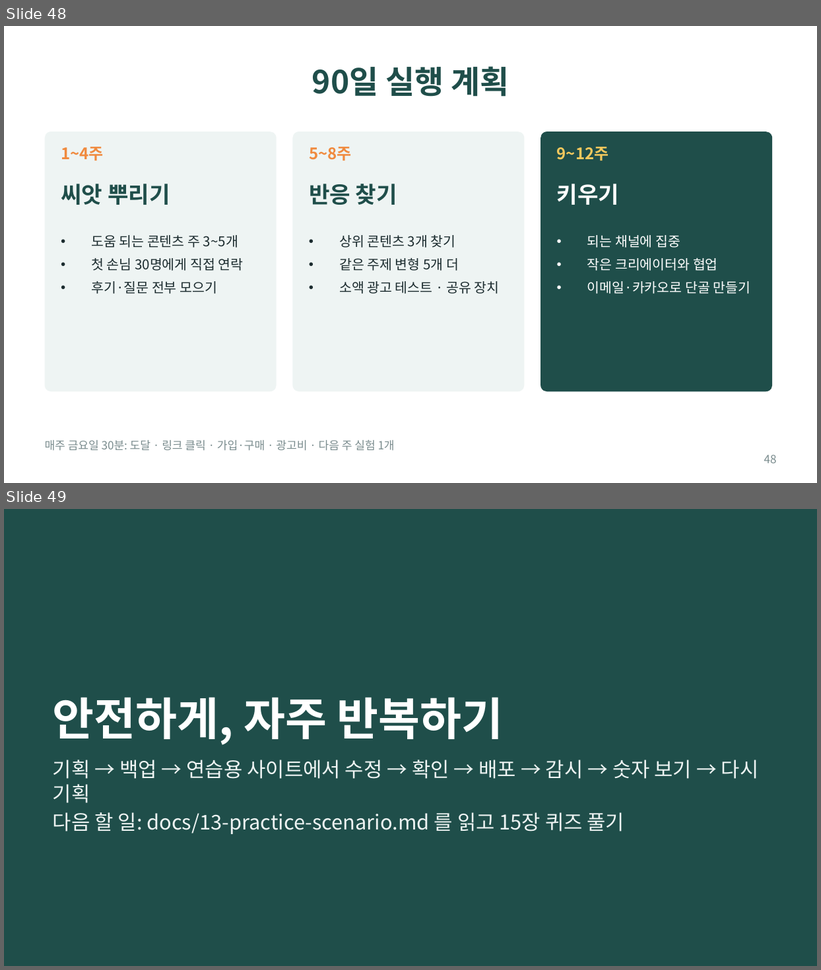
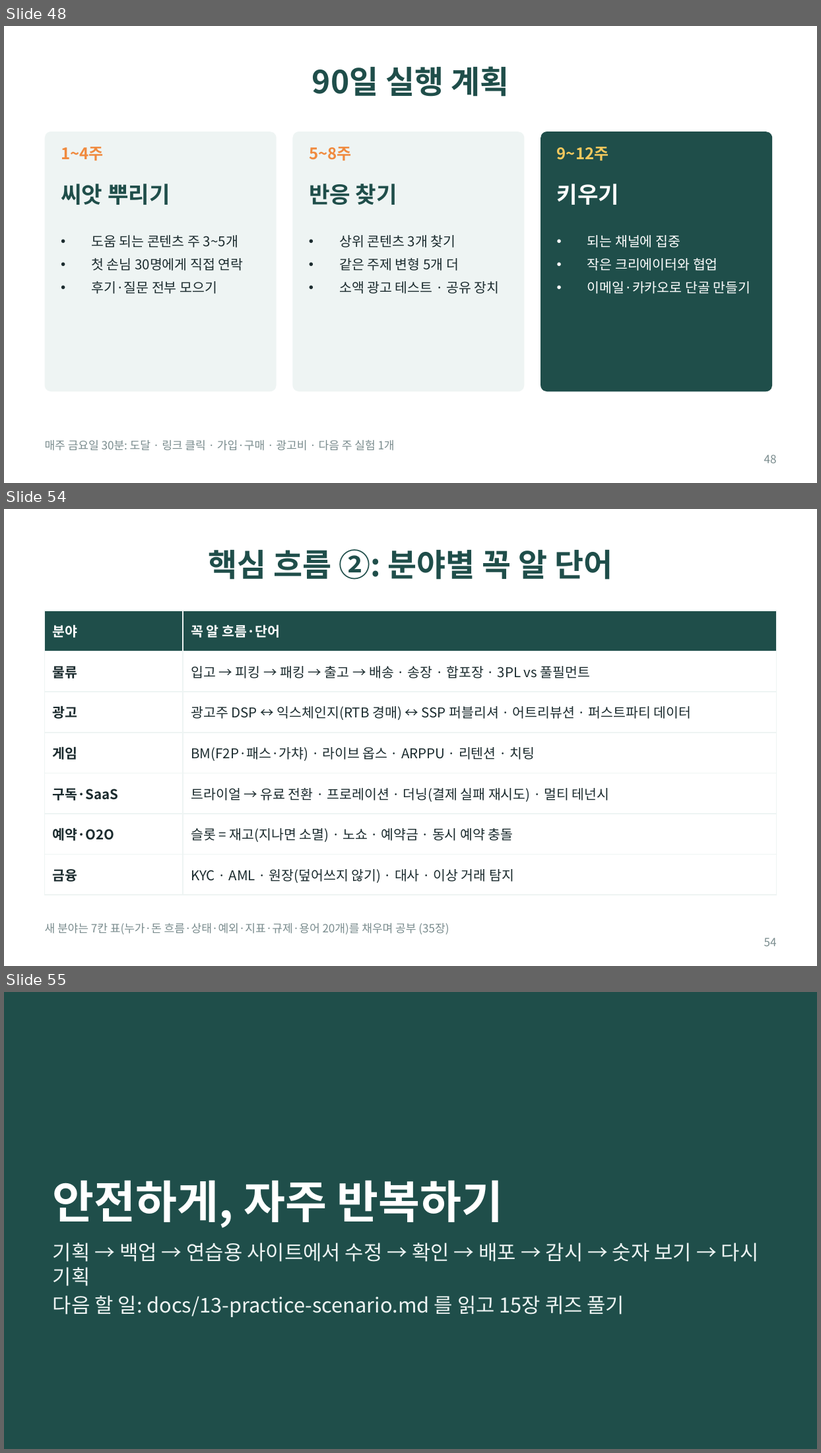
Before and after one commit to bincodin-ko/stanford-study, a slide deck: slides/internet-business-101.pptx. Shown one above the other, each under a label of ours: slides 48 and 49 before the commit, slides 48, 54 and 55 after it; the slides between them are not shown. The pictures are 821x970 and 821x1453 pixels, drawn with LibreOffice and Linux fonts; fonts in the diff are those of the drawing. Boxes give left, top, right and bottom in pixels: in the first picture for what was removed or moved away, otherwise in the second. Text is boxed around its words. In the diff, an @@ line names an element or a change of style, - is before the commit and + after.

```diff
--- a/slides/internet-business-101.pptx
+++ b/slides/internet-business-101.pptx
@@ slide 54 added at <box>4,509,817,966</box>, background #FFFFFF @@
@@ title added at <box>209,549,613,580</box>, 28 pt, text #1F4E4A, bold @@
+핵심 흐름 ②: 분야별 꼭 알 단어
@@ table added at <box>45,611,776,886</box>, 7 rows, 2 columns @@
+분야 | 꼭 알 흐름·단어
+물류 | 입고 → 피킹 → 패킹 → 출고 → 배송 · 송장 · 합포장 · 3PL vs 풀필먼트
+광고 | 광고주 DSP ↔ 익스체인지(RTB 경매) ↔ SSP 퍼블리셔 · 어트리뷰션 · 퍼스트파티 데이터
+게임 | BM(F2P·패스·가챠) · 라이브 옵스 · ARPPU · 리텐션 · 치팅
+구독·SaaS | 트라이얼 → 유료 전환 · 프로레이션 · 더닝(결제 실패 재시도) · 멀티 테넌시
+예약·O2O | 슬롯 = 재고(지나면 소멸) · 노쇼 · 예약금 · 동시 예약 충돌
+금융 | KYC · AML · 원장(덮어쓰지 않기) · 대사 · 이상 거래 탐지
@@ text added at <box>45,923,449,935</box>, 10 pt, text #7A8C8E @@
+새 분야는 7칸 표(누가·돈 흐름·상태·예외·지표·규제·용어 20개)를 채우며 공부 (35장)
@@ page number added at <box>764,938,777,947</box>, 10 pt, text #7A8C8E @@
+54
@@ what was slide 49 is now slide 55 @@
```
Also in this commit, not shown: 5 other slides added, 7 other files.
